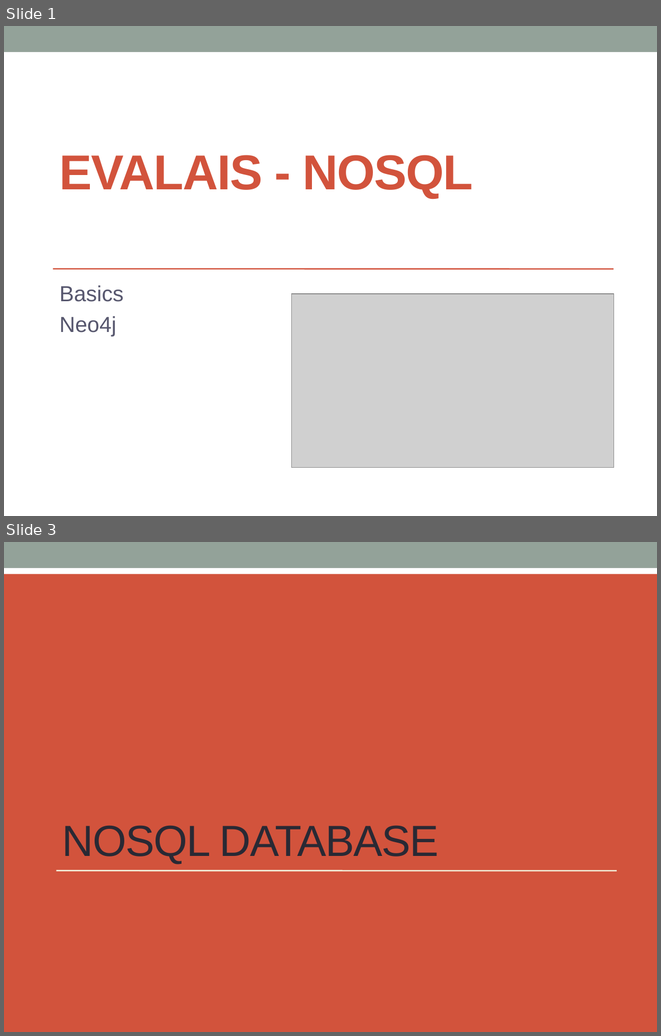
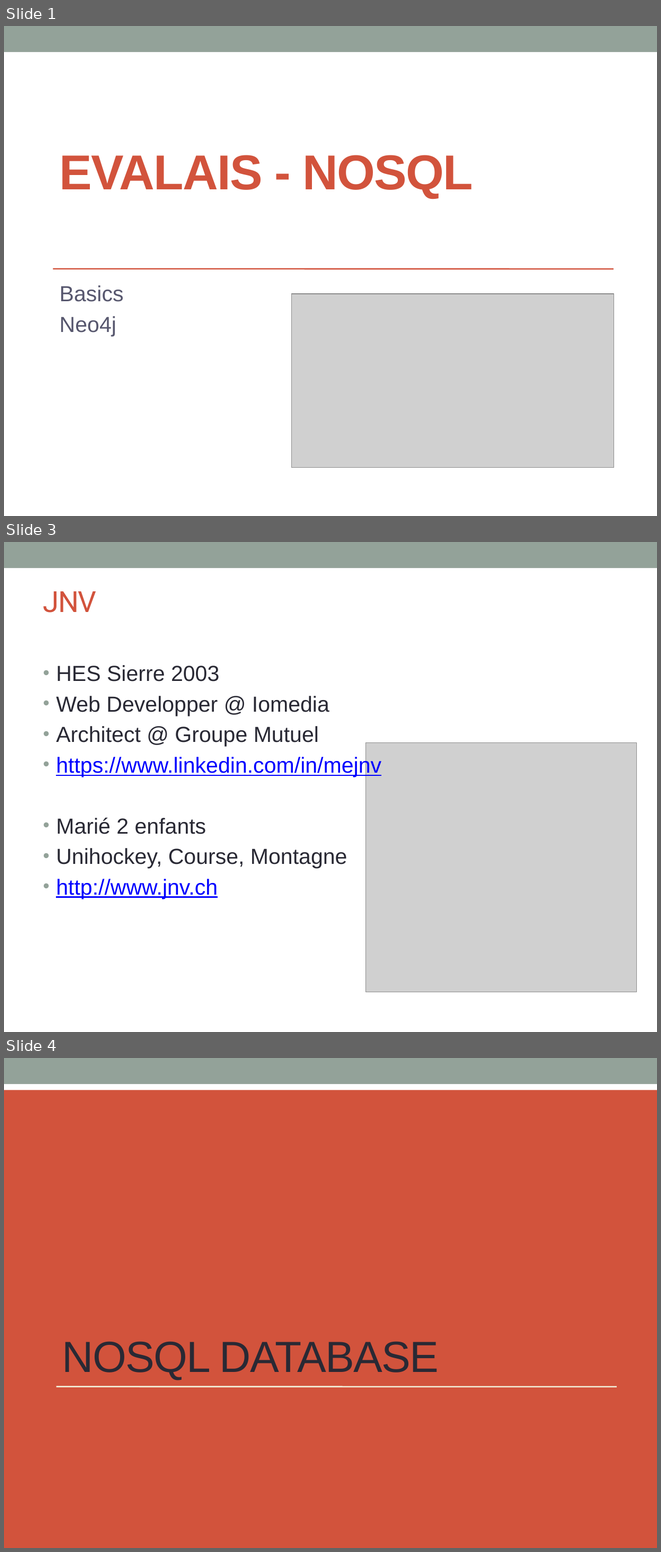
Before and after one commit to mejnv/evalais, a slide deck: neo4j-evalais/pres/evalais_neo4j.pptx. Shown one above the other, each under a label of ours: slides 1 and 3 before the commit, slides 1, 3 and 4 after it; the slides between them are not shown. The pictures are 661x1036 and 661x1552 pixels, drawn with LibreOffice and Linux fonts; fonts in the diff are those of the drawing; grey boxes stand for pictures. Boxes give left, top, right and bottom in pixels: in the first picture for what was removed or moved away, otherwise in the second. Text is boxed around its words. In the diff, an @@ line names an element or a change of style, - is before the commit and + after.

```diff
--- a/neo4j-evalais/pres/evalais_neo4j.pptx
+++ b/neo4j-evalais/pres/evalais_neo4j.pptx
@@ slide 3 added at (4, 542, 657, 1032), background #FFFFFF; not listed: 1 template element that a slide beside it also shows @@
@@ text added at (43, 591, 97, 612), 32 pt, text #D2533C @@
+JNV
@@ text added at (56, 665, 381, 899), 24 pt, text #292934 @@
+• HES Sierre 2003
+• Web Developper @ Iomedia
+• Architect @ Groupe Mutuel
+• https://www.linkedin.com/in/mejnv
+• Marié 2 enfants
+• Unihockey, Course, Montagne
+• http://www.jnv.ch
@@ picture added at (366, 742, 637, 991) @@
@@ what was slide 3 is now slide 4 @@
```
Also in this commit, not shown: 1 other slide added, 1 slide removed.
